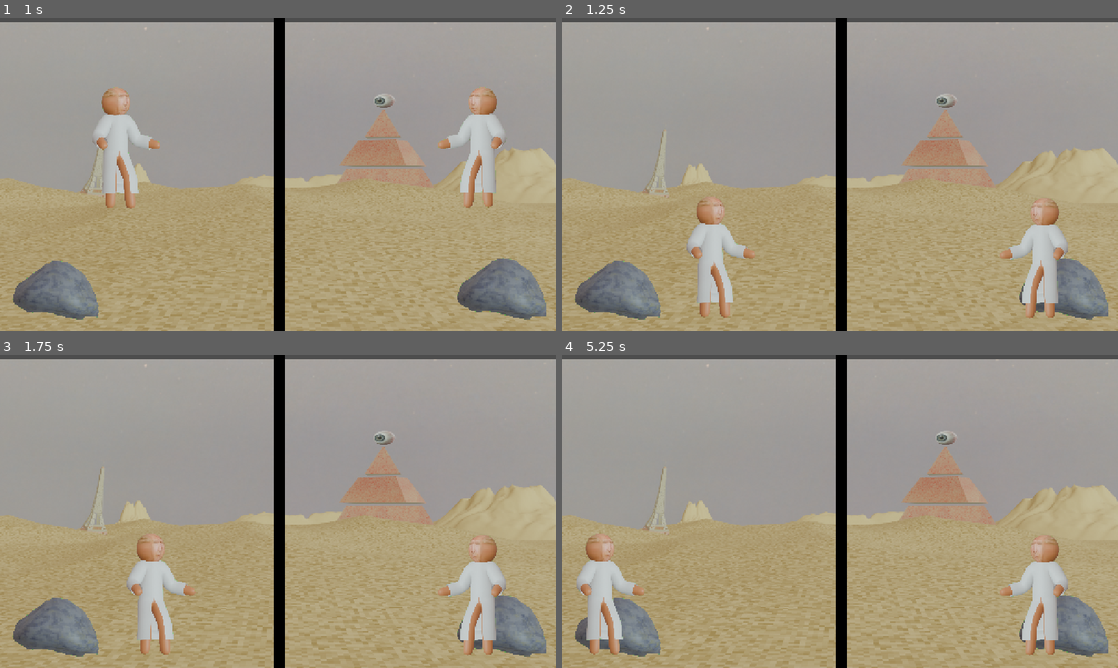
Above: before the commit, frames 1-4 (two rows, left to right).
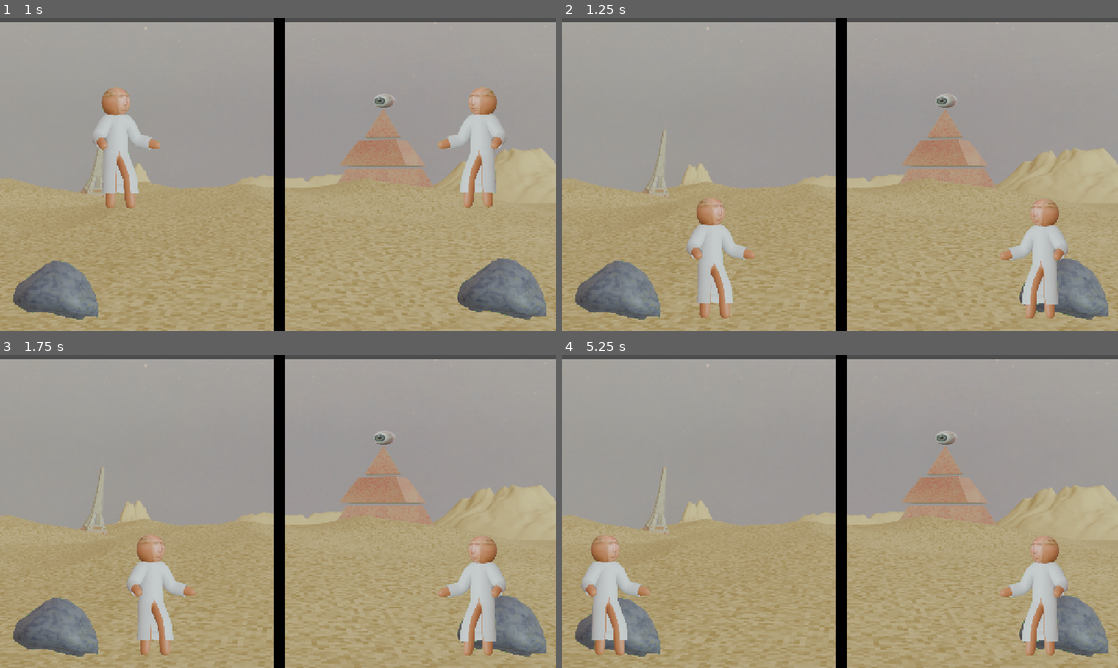
Above: after the commit, the same moments.

Repository: Anaforah/StickandStones
Game: Godot game, scene res://scenario.tscn
Two runs of this game, one before a commit and one after it. Both use one fixed random seed, a clock stepped at 60 frames per second and the inputs below.
Inputs (mouse positions are in pixels of both pictures, inside the frame that each line leads up to):
- Up to frame 1 (1 s): move the mouse to (250, 237) at 0.52 s; hold D (p1_move_right) from 0.53 s (still down); tap Left (p2_move_left) at 0.6 s; click (250, 237) at 0.67 s; tap W (p1_jump) at 0.77 s
- Up to frame 2 (1.25 s): keep holding D (p1_move_right)
- Up to frame 3 (1.75 s): release D (p1_move_right) at 1.25 s; drag from (444, 558) to (250, 574) at 1.27 s
- Up to frame 4 (5.25 s): tap Enter at 2, 5 s; move the mouse to (673, 464) at 2.02 s; hold A (p1_move_left) 2.03-2.75 s; tap E (use_item) at 2.1 s; drag from (867, 511) to (673, 464) at 2.77 s; tap Space at 3.5 s; move the mouse to (756, 433) at 3.52 s; hold A (p1_move_left) 3.53-4.25 s; tap Right (p2_move_right) at 3.6 s; tap W (p1_jump) at 3.77 s; drag from (962, 495) to (756, 433) at 4.27 s; move the mouse to (728, 527) at 5.02 s; hold D (p1_move_right) from 5.03 s (still down); tap Left (p2_move_left) at 5.1 s; click (728, 527) at 5.17 s

Frame 1 is identical in both runs. In frame 2, 0.3% of the frame differs, in the area x 22-91%, y 57-96%; in frame 3, 0.3%; in frame 4, 1.6%, in the area x 2-91%, y 57-96%.

Commit message:
fix limits

Diff:
--- a/scenario.tscn
+++ b/scenario.tscn
@@ -17,7 +17,7 @@
 size = Vector2(46.173126, 1100.1799)
 
 [sub_resource type="RectangleShape2D" id="RectangleShape2D_vn8jf"]
-size = Vector2(112.34755, 1074.768)
+size = Vector2(52.131172, 1074.768)
 
 [sub_resource type="Gradient" id="Gradient_67p4d"]
 colors = PackedColorArray(0, 0, 0, 1, 0, 0, 0, 1)
@@ -101,7 +101,7 @@
 scale = Vector2(0.22379528, 0.22299385)
 
 [node name="Floor" type="CollisionShape2D" parent="StaticBody2D"]
-position = Vector2(-1.489563, 506.74036)
+position = Vector2(-1.5497208e-05, 509.72998)
 shape = SubResource("RectangleShape2D_a05x2")
 
 [node name="Centered_Wall" type="CollisionShape2D" parent="StaticBody2D"]
@@ -109,11 +109,11 @@
 shape = SubResource("RectangleShape2D_vtlsj")
 
 [node name="Right_Wall" type="CollisionShape2D" parent="StaticBody2D"]
-position = Vector2(1006.4468, -5.2318726)
+position = Vector2(976.3384, -5.2318726)
 shape = SubResource("RectangleShape2D_vn8jf")
 
 [node name="Left_Wall2" type="CollisionShape2D" parent="StaticBody2D"]
-position = Vector2(-991.97815, 5.979065)
+position = Vector2(-974.10455, -1.4948912)
 shape = SubResource("RectangleShape2D_vtlsj")
 
 [node name="Node" type="Node" parent="StaticBody2D"]
